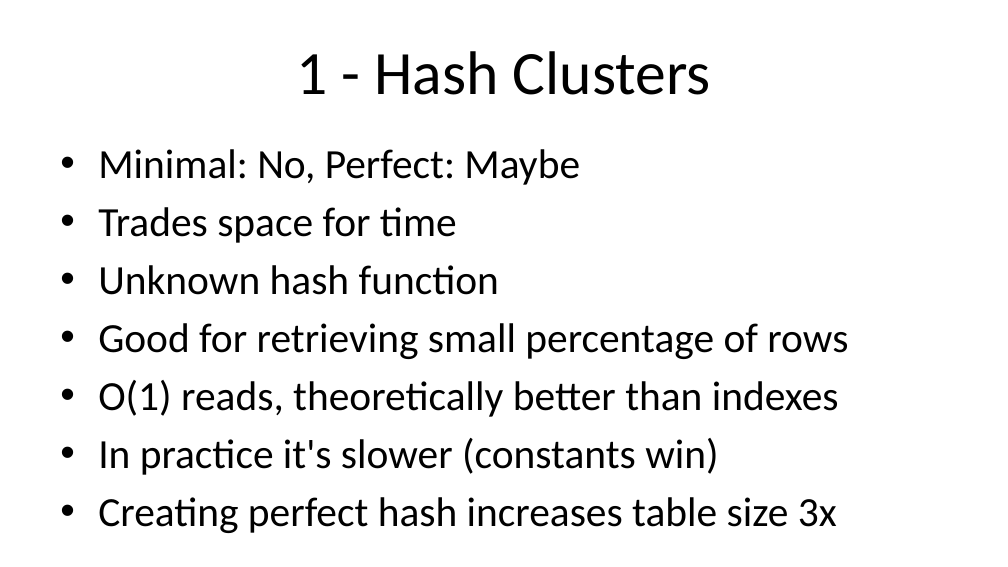
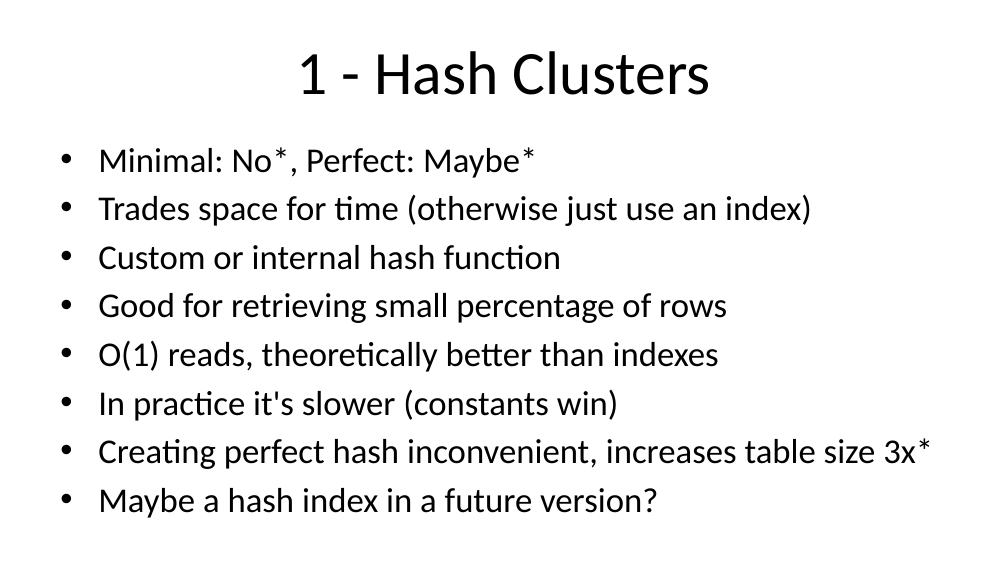
Before and after one commit to ProOracleSQL/space, a slide deck: slide 24 of examples/presentations/Practical Algorithm Analysis for Oracle Developers - Collaborate - 2019_281_Heller.pptx (slide 27 before the commit). Drawn at 1008x567 pixels with LibreOffice and Linux fonts; fonts in the diff are those of the drawing. Boxes give left, top, right and bottom in pixels: in the first picture for what was removed or moved away, otherwise in the second. Text is boxed around its words. In the diff, an @@ line names an element or a change of style, - is before the commit and + after.

Commit message:
Fixed slides up to N^2.

```diff
--- a/examples/presentations/Practical Algorithm Analysis for Oracle Developers - Collaborate - 2019_281_Heller.pptx
+++ b/examples/presentations/Practical Algorithm Analysis for Oracle Developers - Collaborate - 2019_281_Heller.pptx
@@ text at <box>98,147,812,270</box>: text changed; size 29.6 to 24.8 pt @@
-• Minimal: No, Perfect: Maybe
-• Trades space for time
-• Unknown hash function
+• Minimal: No*, Perfect: Maybe*
+• Trades space for time (otherwise just use an index)
+• Custom or internal hash function
@@ text at <box>98,293,727,421</box>: size 29.6 to 24.8 pt in "Good for retrieving small percentage of rows", "O(1) reads, theoretically better than indexes", "In practice it's slower (constants win)" @@
@@ text at <box>98,438,933,518</box>: text changed; size 29.6 to 24.8 pt @@
-• Creating perfect hash increases table size 3x
+• Creating perfect hash inconvenient, increases table size 3x*
+• Maybe a hash index in a future version?
```
Also in this commit, not shown: 12 other slides changed, 3 slides added, 6 slides removed.
